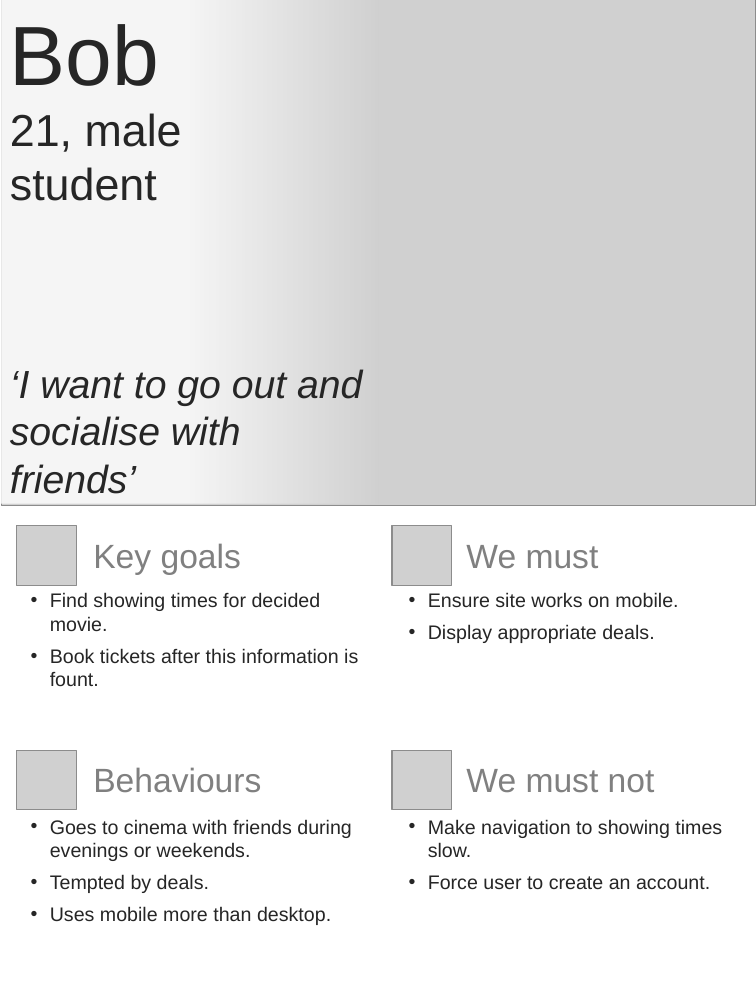
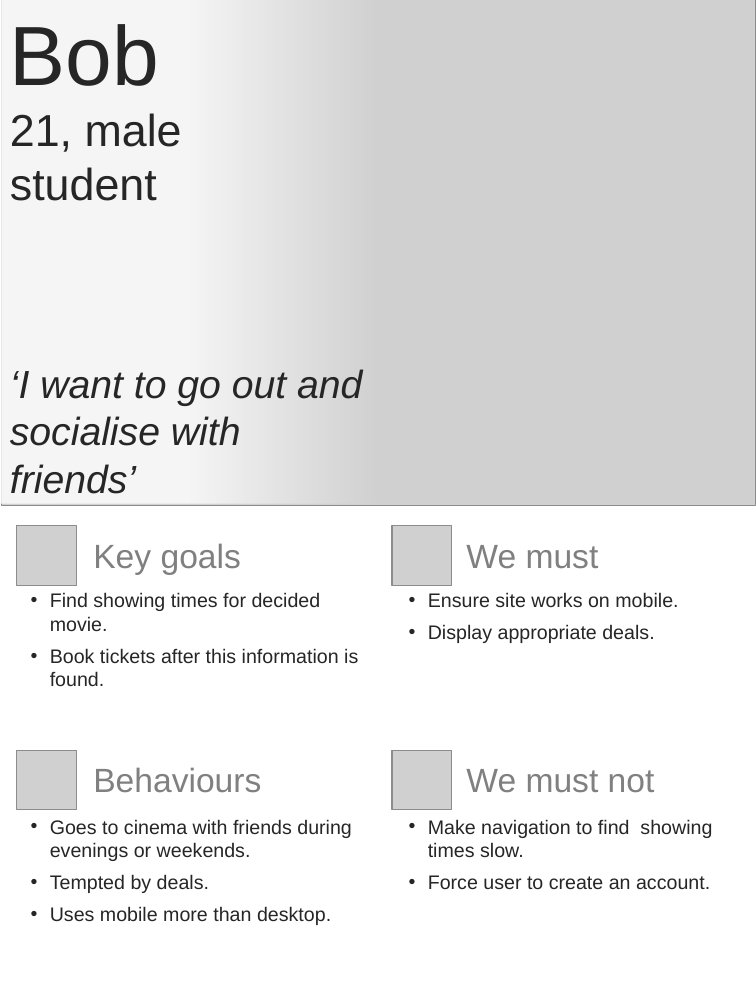
Before and after one commit to SadiahQA/QA-Cinemas-Cohort5-Team2, a slide deck: slide 1 of QA-Cinema-User-Persona.pptx. Drawn at 756x1008 pixels with LibreOffice and Linux fonts; fonts in the diff are those of the drawing; grey boxes stand for pictures. Boxes give left, top, right and bottom in pixels: in the first picture for what was removed or moved away, otherwise in the second. Text is boxed around its words. In the diff, an @@ line names an element or a change of style, - is before the commit and + after.

Commit message:
Fixed typos

```diff
--- a/QA-Cinema-User-Persona.pptx
+++ b/QA-Cinema-User-Persona.pptx
@@ text at [50,648,358,686]: text changed @@
-• Book tickets after this information is fount.
+• Book tickets after this information is found.
@@ text at [428,819,712,857]: text changed @@
-• Make navigation to showing times slow.
+• Make navigation to find showing times slow.
```
